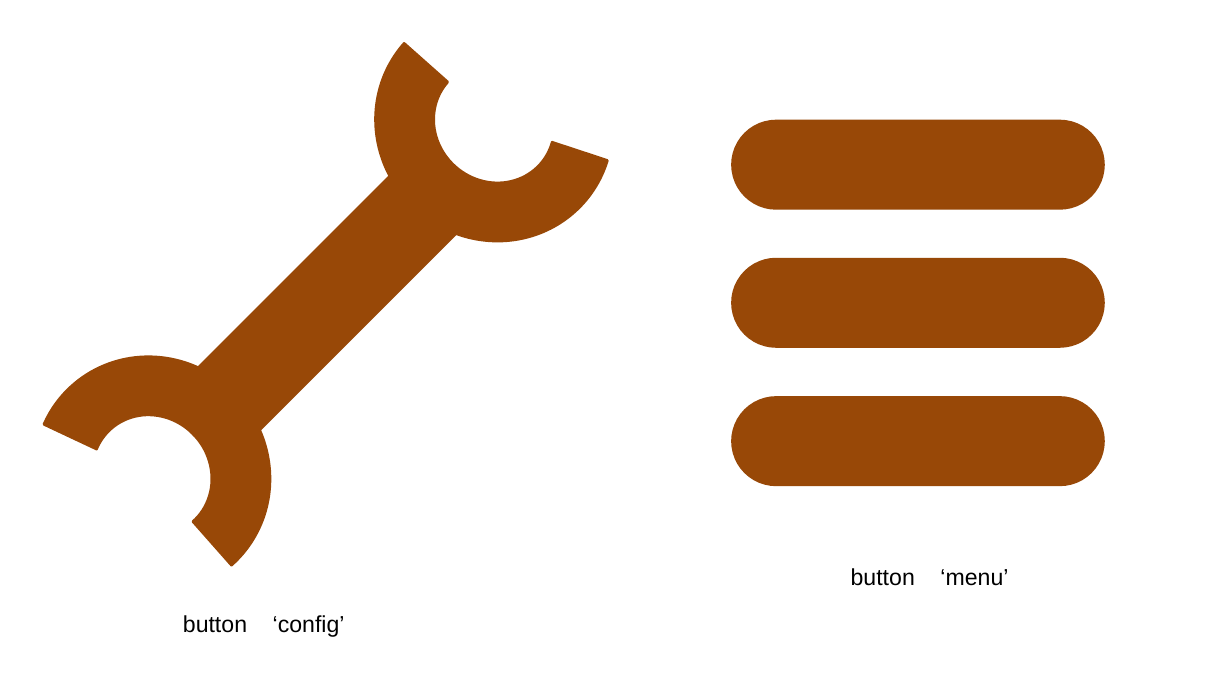
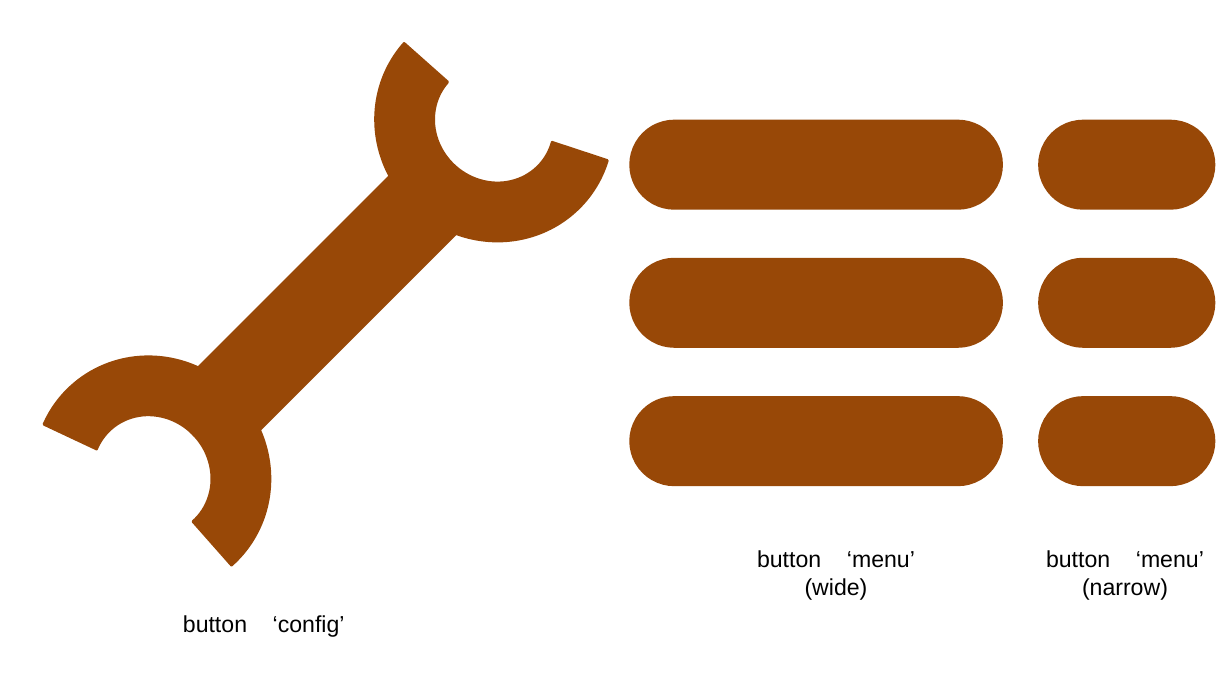
Before and after one commit to tsouche/setgame, a slide deck: slide 15 of client/images/Python - Set - Maquette et icones.pptx. Drawn at 1232x693 pixels with LibreOffice and Linux fonts; fonts in the diff are those of the drawing. Boxes give left, top, right and bottom in pixels: in the first picture for what was removed or moved away, otherwise in the second. Text is boxed around its words. In the diff, an @@ line names an element or a change of style, - is before the commit and + after.

```diff
--- a/client/images/Python - Set - Maquette et icones.pptx
+++ b/client/images/Python - Set - Maquette et icones.pptx
@@ 3 rounded rectangles: place and size @@
-3 rounded rectangles at bbox=[733, 121, 1104, 485]
+3 rounded rectangles at bbox=[630, 121, 1002, 485]
@@ rounded rectangle added at bbox=[1040, 121, 1214, 209], fill #984807, outline #984807 2 pt @@
@@ rounded rectangle added at bbox=[1040, 259, 1214, 347], fill #984807, outline #984807 2 pt @@
@@ rounded rectangle added at bbox=[1040, 397, 1214, 485], fill #984807, outline #984807 2 pt @@
@@ text at bbox=[757, 550, 915, 600]: text changed @@
-button ‘menu’
+button ‘menu’
+(wide)
@@ text added at bbox=[1046, 550, 1204, 600], 18 pt, text #000000 @@
+button ‘menu’
+(narrow)
```
Also in this commit, not shown: 2 other slides changed, 8 other files.
